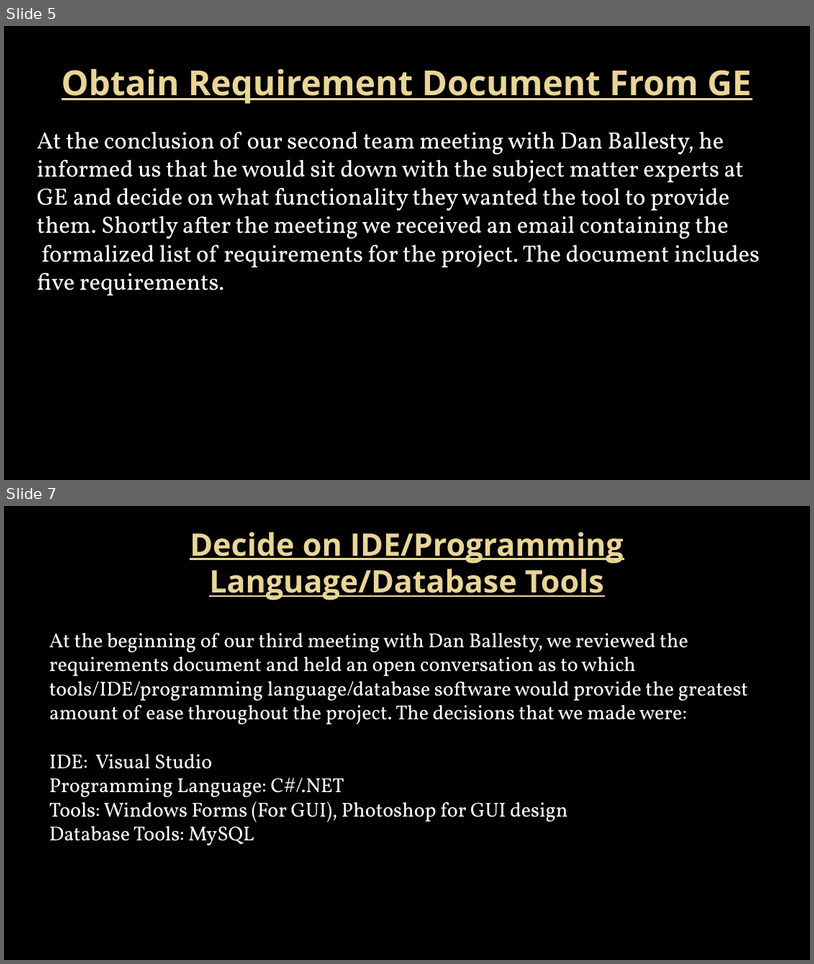
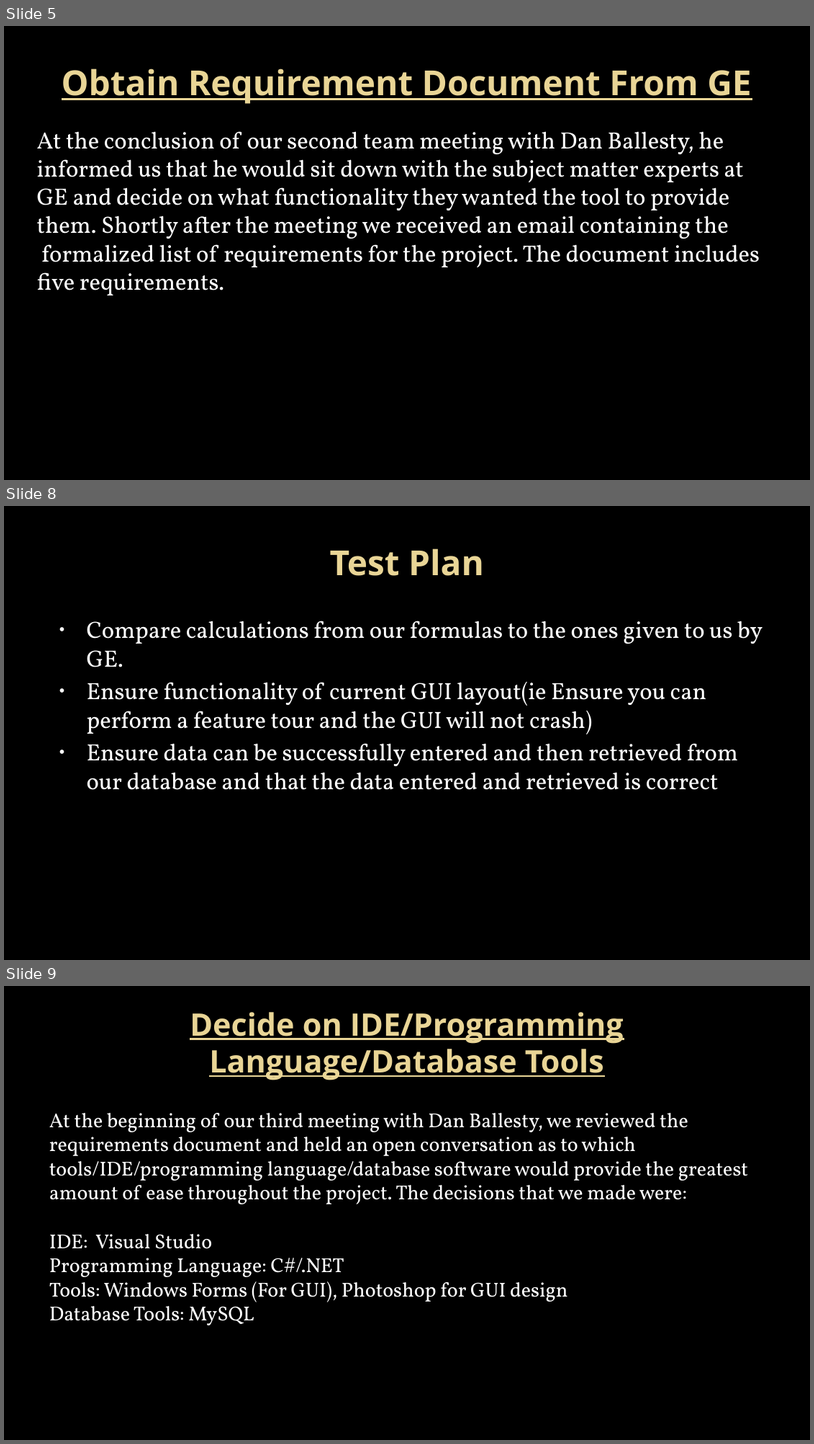
Before and after one commit to Topgun122104/SeniorProj, a slide deck: Documents/Presentations/Milestone 1 presentation.pptx. Shown one above the other, each under a label of ours: slides 5 and 7 before the commit, slides 5, 8 and 9 after it; the slides between them are not shown. The pictures are 814x964 and 814x1444 pixels, drawn with LibreOffice and Linux fonts; fonts in the diff are those of the drawing; background and template pictures are left out. Boxes give left, top, right and bottom in pixels: in the first picture for what was removed or moved away, otherwise in the second. Text is boxed around its words. In the diff, an @@ line names an element or a change of style, - is before the commit and + after.

```diff
--- a/Documents/Presentations/Milestone 1 presentation.pptx
+++ b/Documents/Presentations/Milestone 1 presentation.pptx
@@ slide 8 added at box(4, 506, 810, 960), background picture (left out) @@
@@ title added at box(330, 548, 484, 576), 41 pt, text gradient #EAD696 to #E7D081, bold @@
+Test Plan
@@ text added at box(87, 620, 763, 790), 28 pt, text #FFFFFF @@
+• Compare calculations from our formulas to the ones given to us by GE.
+• Ensure functionality of current GUI layout(ie Ensure you can perform a feature tour and the GUI will not crash)
+• Ensure data can be successfully entered and then retrieved from our database and that the data entered and retrieved is correct
@@ what was slide 7 is now slide 9 @@
```
Also in this commit, not shown: 1 slide changed, 1 other slide added, 17 other files.
